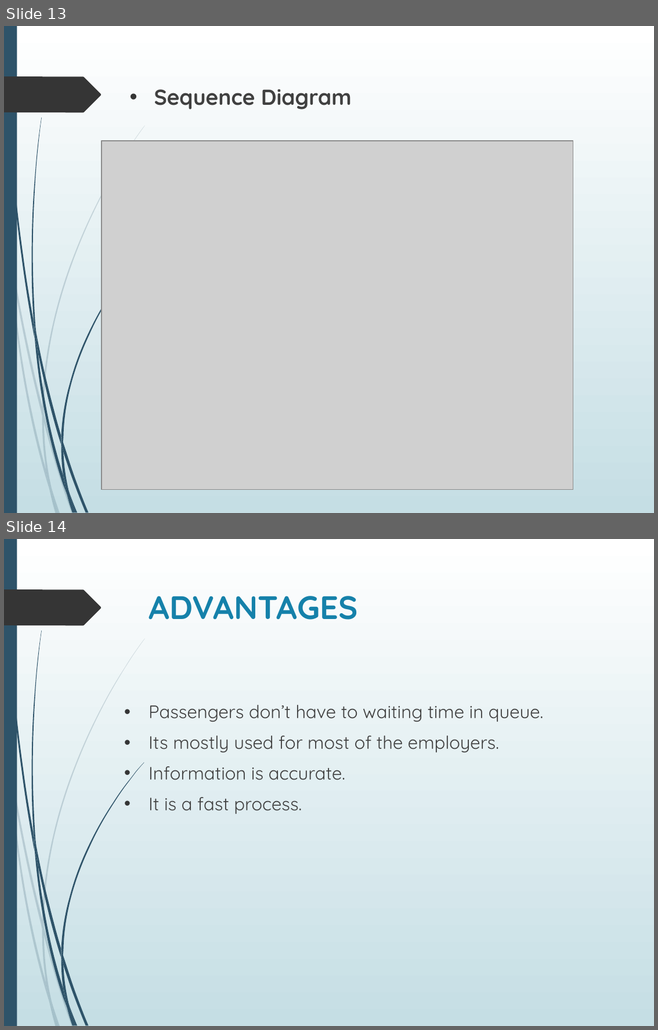
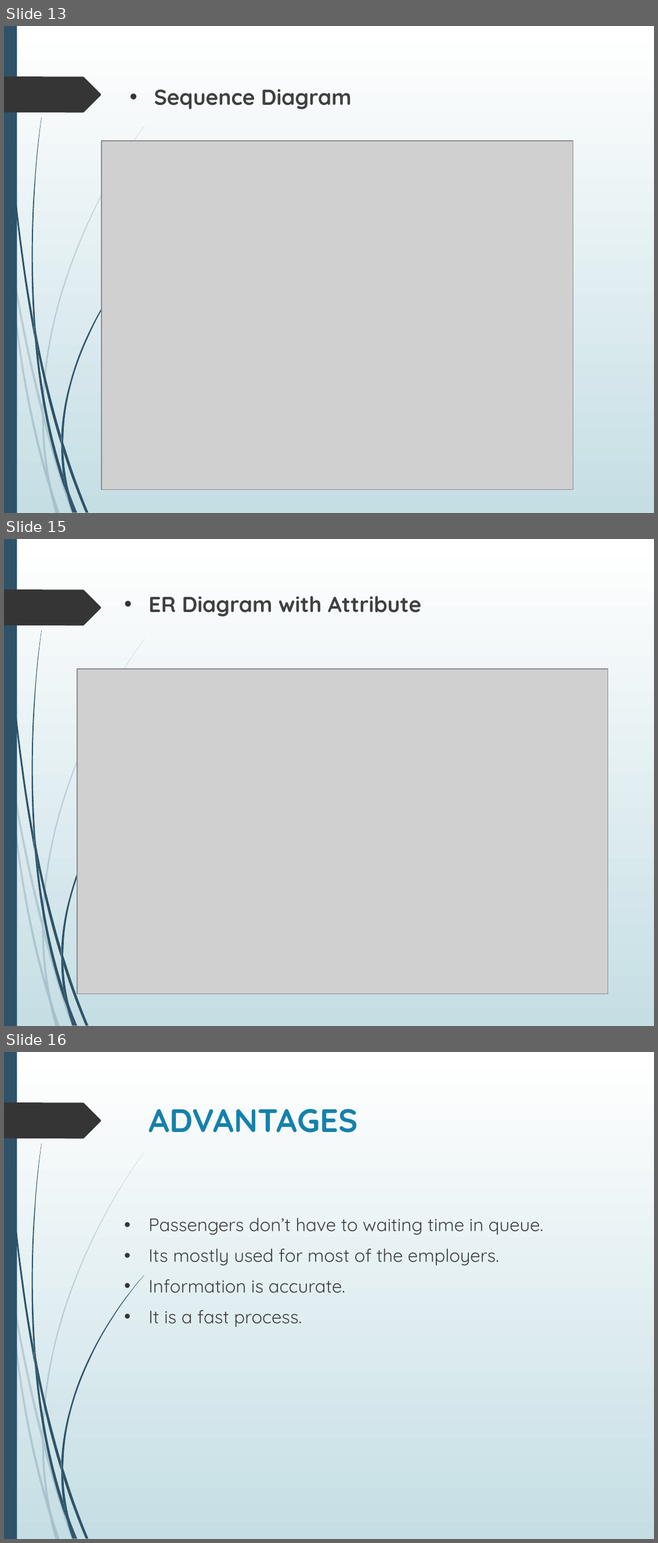
Before and after one commit to aayushi20221/Cloud-Based-Buss-Pass-System, a slide deck: ppt.pptx. Shown one above the other, each under a label of ours: slides 13 and 14 before the commit, slides 13, 15 and 16 after it; the slides between them are not shown. The pictures are 658x1030 and 658x1543 pixels, drawn with LibreOffice and Linux fonts; fonts in the diff are those of the drawing; grey boxes stand for pictures. Boxes give left, top, right and bottom in pixels: in the first picture for what was removed or moved away, otherwise in the second. Text is boxed around its words. In the diff, an @@ line names an element or a change of style, - is before the commit and + after.

```diff
--- a/ppt.pptx
+++ b/ppt.pptx
@@ slide 15 added at (4, 539, 654, 1026), background gradient #FFFFFF to #C5DEE5; not listed: 24 template elements that a slide beside it also shows @@
@@ text added at (148, 596, 421, 617), 24 pt, text #404040, bold @@
+• ER Diagram with Attribute
@@ picture added at (78, 669, 608, 994) @@
@@ what was slide 14 is now slide 16 @@
```
Also in this commit, not shown: 1 other slide added.
